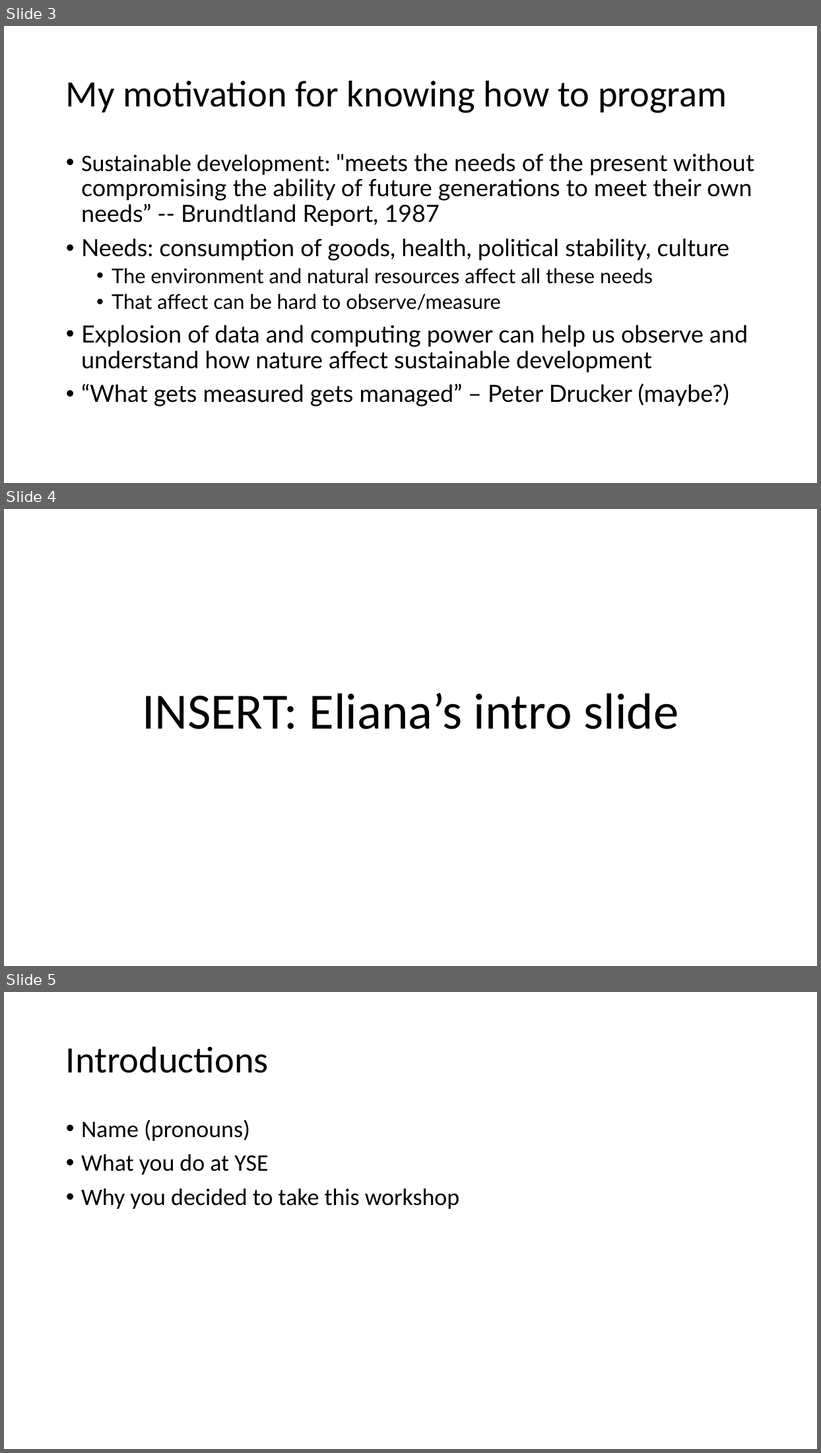
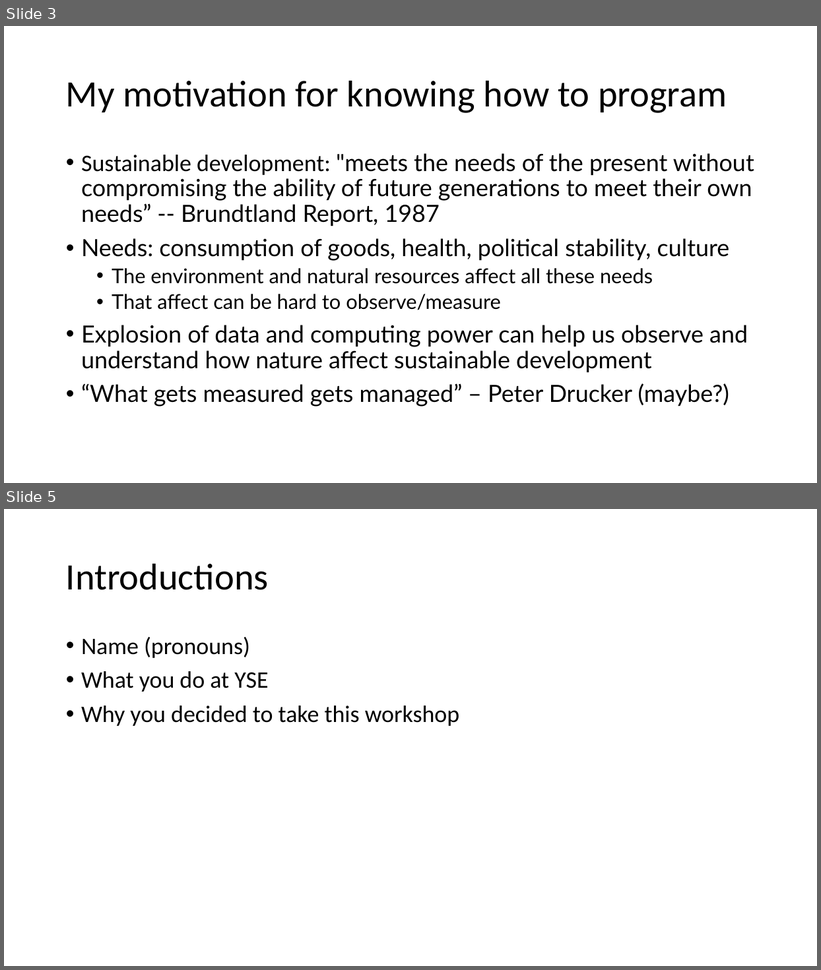
Before and after one commit to a5creel/intro_to_programming, a slide deck: lecture_material/1_think_like_computer.pptx. Shown one above the other, each under a label of ours: slides 3, 4 and 5 before the commit, slides 3 and 5 after it; the slides between them are not shown. The pictures are 821x1453 and 821x970 pixels, drawn with LibreOffice and Linux fonts; fonts in the diff are those of the drawing. Boxes give left, top, right and bottom in pixels: in the first picture for what was removed or moved away, otherwise in the second. Text is boxed around its words. In the diff, an @@ line names an element or a change of style, - is before the commit and + after.

```diff
--- a/lecture_material/1_think_like_computer.pptx
+++ b/lecture_material/1_think_like_computer.pptx
@@ slide 4 removed at box(4, 509, 817, 966), background #FFFFFF @@
@@ title removed at box(142, 693, 679, 729) @@
-INSERT: Eliana’s intro slide
```
Also in this commit, not shown: 1 slide added, 3 other files.
